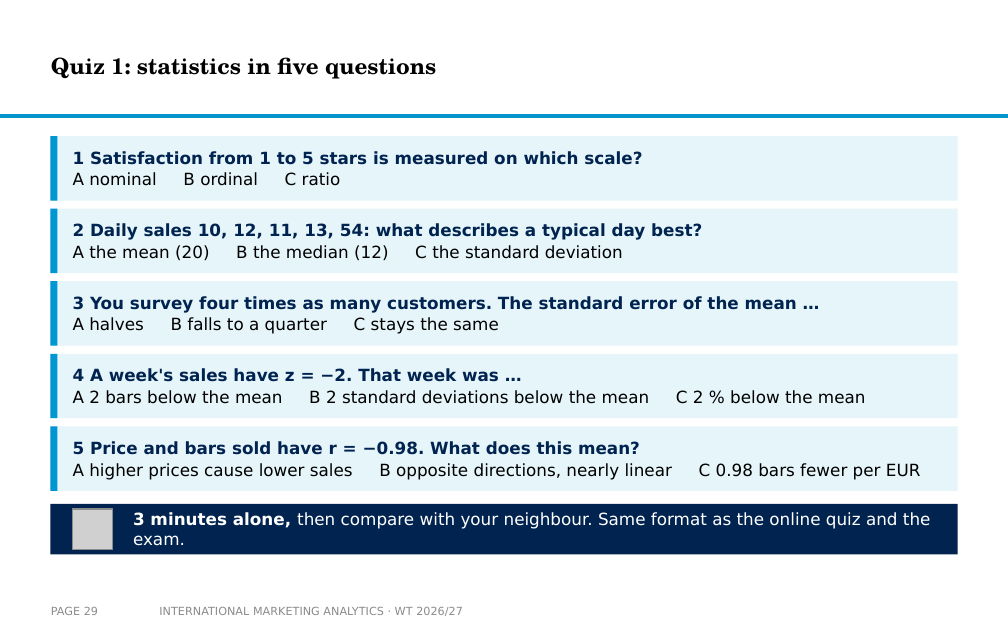
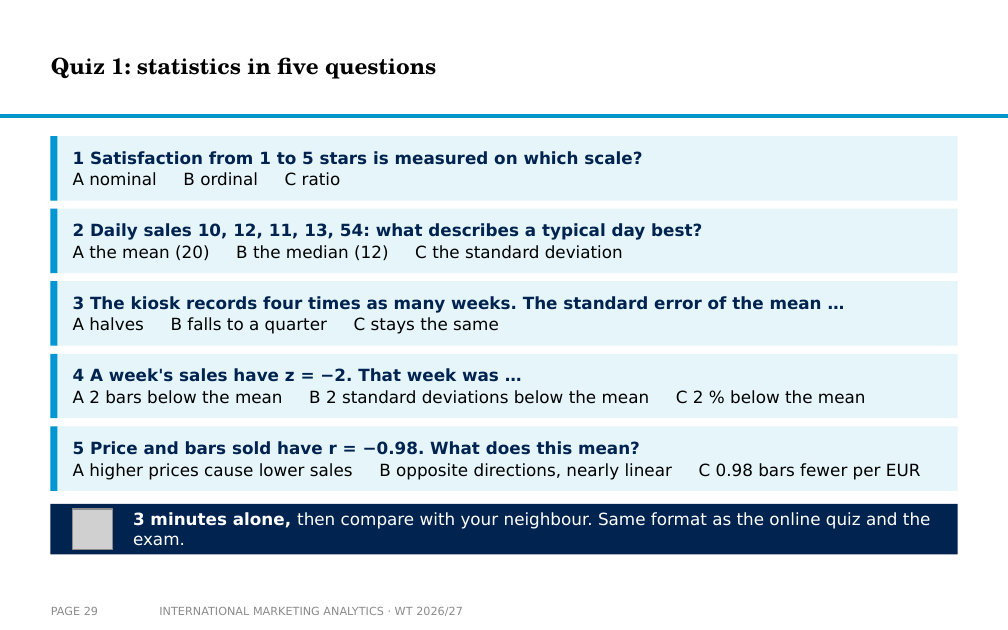
Before and after one commit to arnefloh-wu/international-marketing-analytics-teaching, a slide deck: slide 29 of slides/01b_statistics-and-regression_WT26-27.pptx. Drawn at 1008x630 pixels with LibreOffice and Linux fonts; fonts in the diff are those of the drawing; grey boxes stand for pictures; background and template pictures are left out. Boxes give left, top, right and bottom in pixels: in the first picture for what was removed or moved away, otherwise in the second. Text is boxed around its words. In the diff, an @@ line names an element or a change of style, - is before the commit and + after.

```diff
--- a/slides/01b_statistics-and-regression_WT26-27.pptx
+++ b/slides/01b_statistics-and-regression_WT26-27.pptx
@@ text at box(73, 296, 822, 313): text changed @@
-3 You survey four times as many customers. The standard error of the mean …
+3 The kiosk records four times as many weeks. The standard error of the mean …
```
Also in this commit, not shown: 1 other slide changed, 1 other file.
